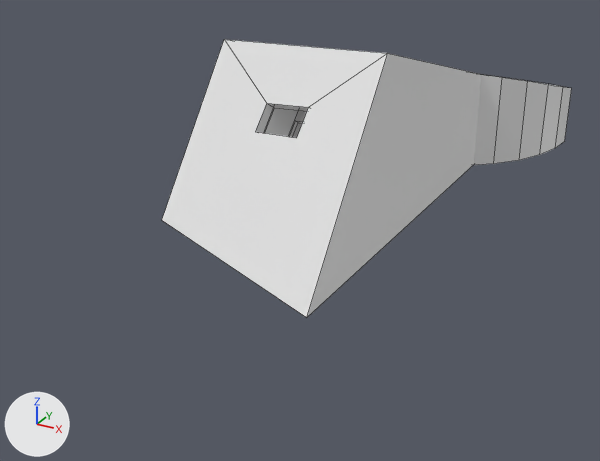
Two versions of the Blender file model.blend, one commit apart.
Before and after are seen from a 50 mm camera at (51.8, -144.8, 44.2) aimed at (3.1, -56.3, 0.0). The lights are fixed; the arrows at lower left show +X, +Y and +Z. The first picture is the older version. Mesh edges are drawn as thin lines.

Names of what the first picture shows: 'Arm', 'Cylinder'.
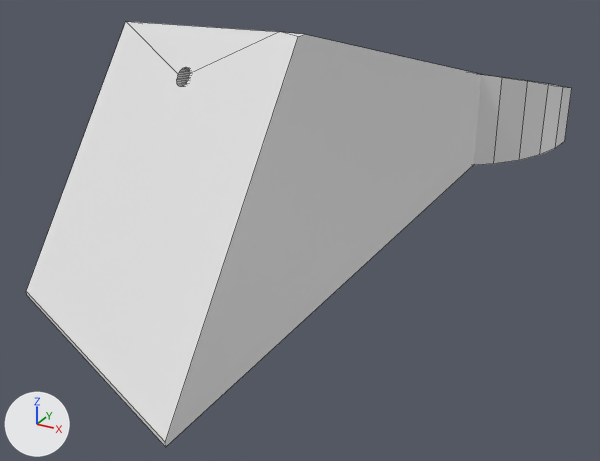
Not drawn themselves, but carrying or shaping drawn objects: ob_angle_hole, ob_angle_hole_2, ob_front_angle_hole, ob_nail_hole, ob_slit, ob_slit_2.

The edits, one by one:
Object 'Arm' (ob_arm) moves from (0.0, -37.0, 15.0) to (0.0, -50.0, 15.0).
Object 'Arm' (ob_arm) is rescaled from (15.0, 40.0, 15.0) to (15.0, 65.0, 15.0).
Object 'Arm' (ob_arm) gains a BOOLEAN modifier named 'Boolean.005'.
Object 'Arm' (ob_arm) gains a BOOLEAN modifier named 'Boolean.006'.
Object 'Arm' (ob_arm) loses its BOOLEAN modifier named 'Boolean.005'.
Object 'Arm' (ob_arm) gains a BOOLEAN modifier named 'Boolean.007'.
On modifier 'Boolean.007' of object 'Arm' (ob_arm), object goes from ob_slit_2 to ob_nail_hole.
Object 'Angle Hole' (ob_angle_hole) moves from (0.0, -80.37, 3.0) to (0.0, -105.0, 3.0).
Object 'Angle Hole 2' (ob_angle_hole_2) moves from (0.0, -80.0, 21.08) to (0.0, -105.0, 21.08).
Object 'Front Angle Hole' (ob_front_angle_hole) is rescaled from (30.0, 60.0, 40.0) to (30.0, 100.0, 40.0).
Object 'Slit' (ob_slit) turns from (-35, -8, -20) to (0, 0, 0) degrees about x, y and z.
Object 'Slit' (ob_slit) moves from (1.56, -58.27, 15.35) to (0.0, -61.0, 23.0).
Object 'Slit' (ob_slit) is rescaled from (4.0, 6.0, 2.0) to (11.0, 39.6, 20.0).
Object 'Slit' (ob_slit) gains a BOOLEAN modifier named 'Boolean'.
Modifier setting: object = ob_slit_2.
Object 'Slit 2' (ob_slit_2) moves from (2.87, -54.35, 15.35) to (0.0, -98.0, 21.08).
Object 'Slit 2' (ob_slit_2) turns from (-35, -8, -20) to (-35, 0, -25) degrees about x, y and z.
Object 'Slit 2' (ob_slit_2) is rescaled from (4.0, 2.0, 4.0) to (40.0, 20.0, 40.0).
Object 'Nail Hole' (ob_nail_hole) is new; it shows a copy of the mesh of ob_cylinder.
Its location is (0.0, -64.0, 21.0).
Its rotation in degrees is (75, 0, 0).
Its scale is (1.0, 1.0, 17.0).
It is now shown.

Pixel boxes [x1, y1, x2, y2] of what changed, in the pictures (600 x 461 px):
'Arm', moved, rescaled, modifiers changed, reshaped, turned: before [162, 39, 481, 318]; after [26, 22, 481, 447]
'Cylinder', reshaped: [474, 74, 572, 165] in both
